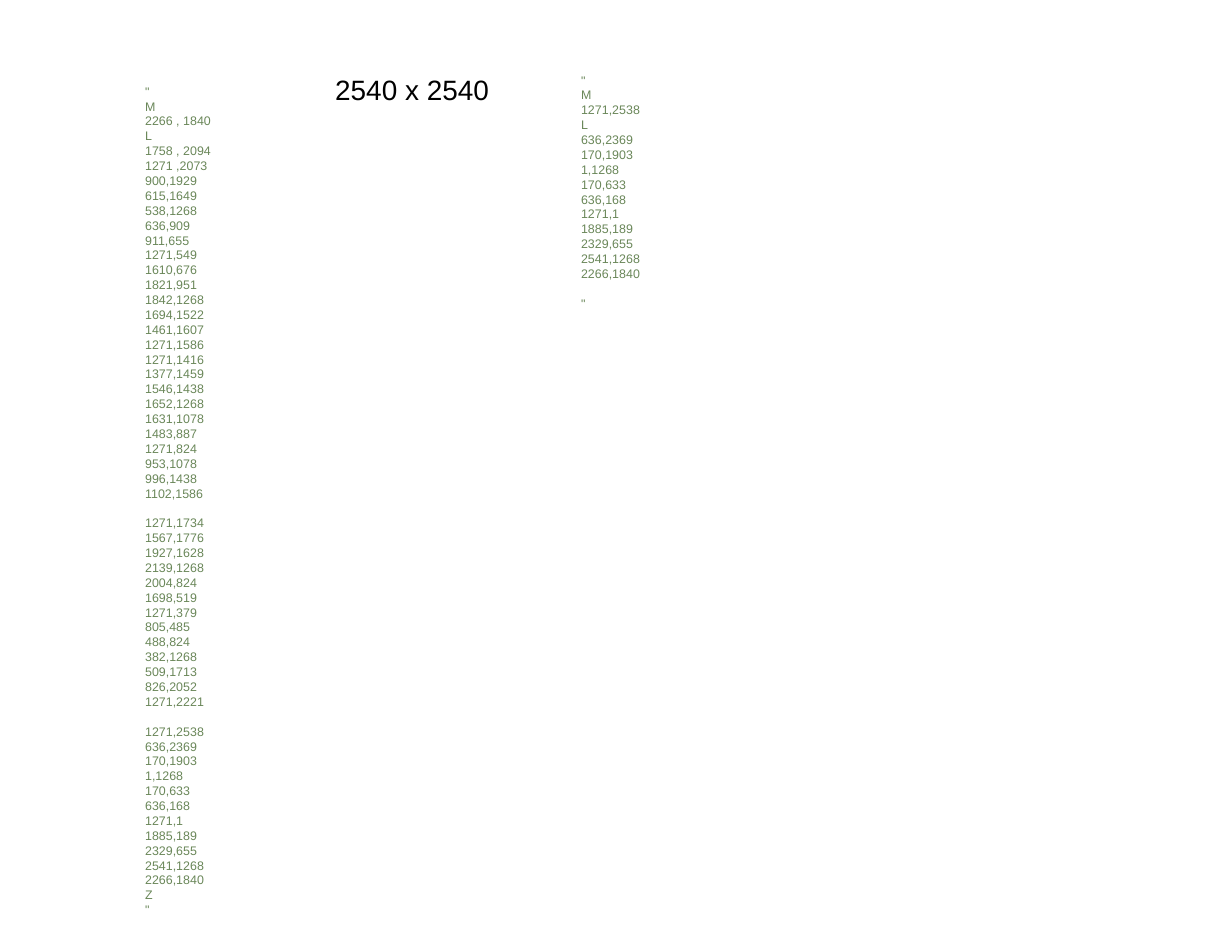
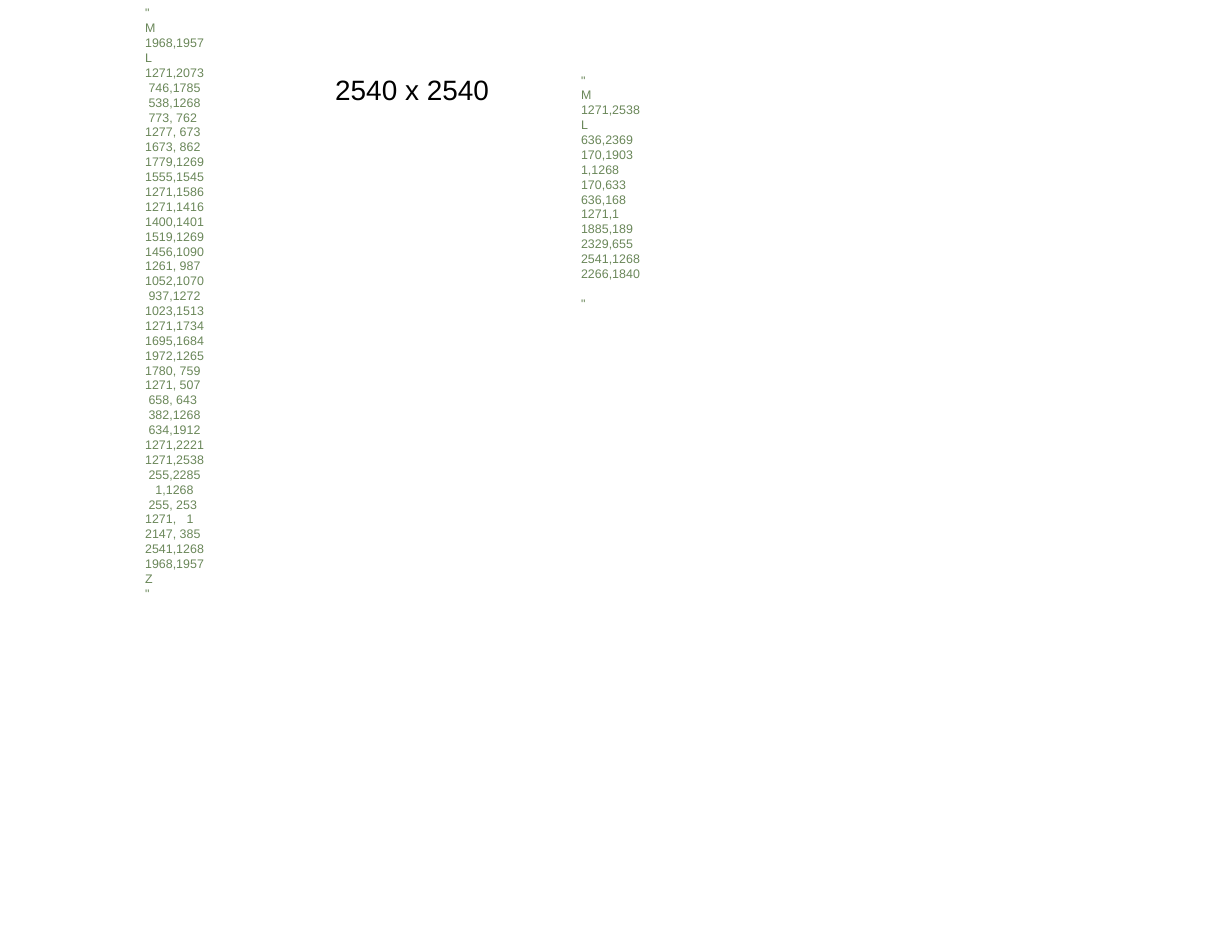
Before and after one commit to roblebob/UltradianX, a slide deck: slide 5 of proposal/ui mocks.odp. Drawn at 1232x925 pixels with LibreOffice and Linux fonts; fonts in the diff are those of the drawing. Boxes give left, top, right and bottom in pixels: in the first picture for what was removed or moved away, otherwise in the second. Text is boxed around its words. In the diff, an @@ line names an element or a change of style, - is before the commit and + after.

```diff
--- a/proposal/ui mocks.odp
+++ b/proposal/ui mocks.odp
@@ text """: place and size @@
-text """ at box(145, 102, 211, 899)
+text """ at box(145, 23, 204, 583)
@@ text at box(145, 38, 204, 49): text changed @@
-2266 , 1840
+1968,1957
@@ text at box(145, 68, 204, 94): text changed @@
-1758 , 2094
-1271 ,2073
-900,1929
-615,1649
+1271,2073
+746,1785
@@ text at box(145, 113, 204, 183): text changed @@
-636,909
-911,655
-1271,549
-1610,676
-1821,951
-1842,1268
-1694,1522
-1461,1607
+773, 762
+1277, 673
+1673, 862
+1779,1269
+1555,1545
@@ text at box(145, 217, 204, 317): text changed @@
-1377,1459
-1546,1438
-1652,1268
-1631,1078
-1483,887
-1271,824
-953,1078
-996,1438
-1102,1586
+1400,1401
+1519,1269
+1456,1090
+1261, 987
+1052,1070
+937,1272
+1023,1513
@@ text at box(145, 336, 204, 406): text changed @@
-1567,1776
-1927,1628
-2139,1268
-2004,824
-1698,519
-1271,379
-805,485
-488,824
+1695,1684
+1972,1265
+1780, 759
+1271, 507
+658, 643
@@ text at box(149, 425, 201, 436): text changed @@
-509,1713
-826,2052
+634,1912
@@ text at box(149, 470, 201, 481): text changed @@
-636,2369
-170,1903
+255,2285
@@ text at box(145, 500, 201, 540): text changed @@
-170,633
-636,168
-1271,1
-1885,189
-2329,655
+255, 253
+1271, 1
+2147, 385
@@ text at box(145, 559, 204, 570): text changed @@
-2266,1840
+1968,1957
```
Also in this commit, not shown: 9 other files.
